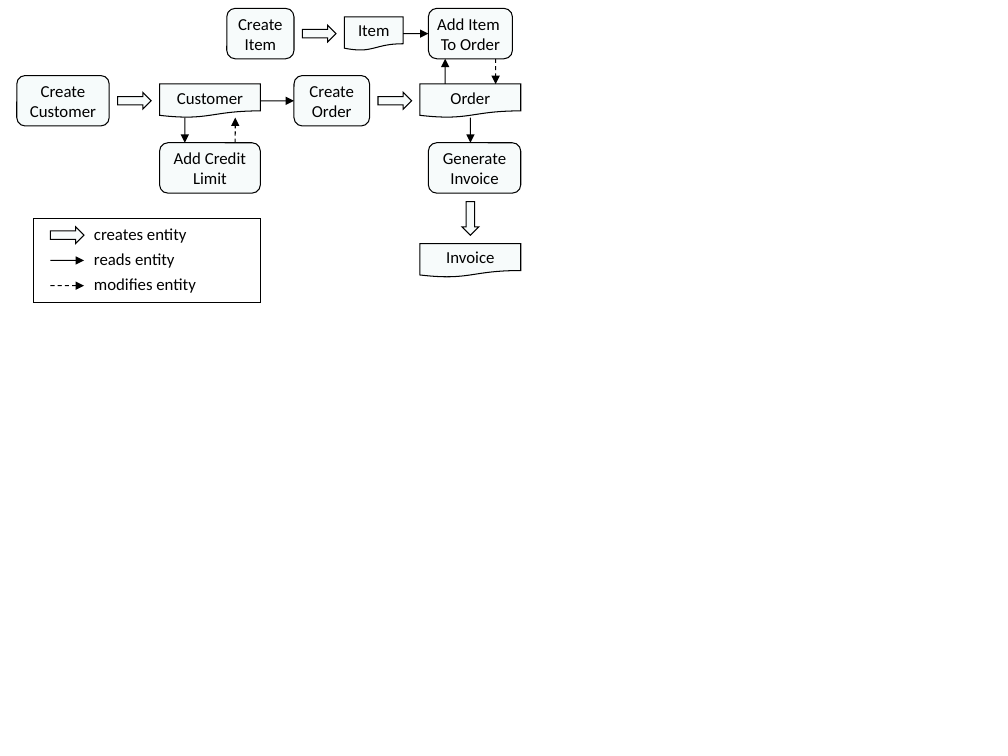
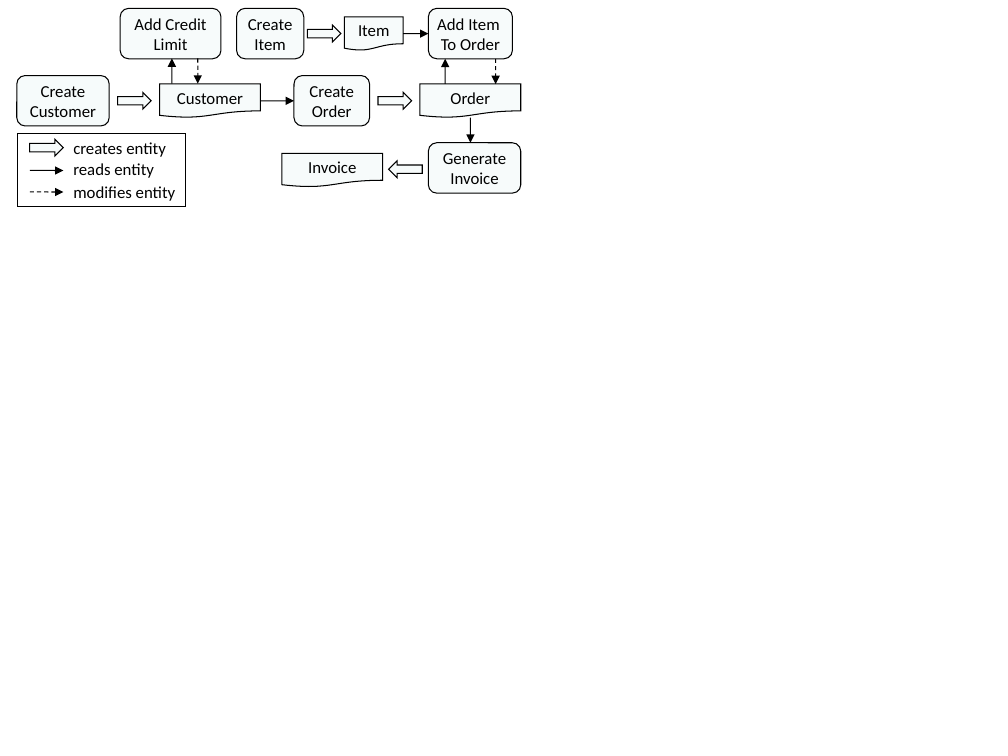
Before and after one commit to simonhj/test-generation-paper, a slide deck: slide 1 of figs/AppModel.ppt. Drawn at 1008x756 pixels with LibreOffice and Linux fonts; fonts in the diff are those of the drawing. Boxes give left, top, right and bottom in pixels: in the first picture for what was removed or moved away, otherwise in the second. Text is boxed around its words. In the diff, an @@ line names an element or a change of style, - is before the commit and + after.

```diff
--- a/figs/AppModel.ppt
+++ b/figs/AppModel.ppt
@@ rounded rectangle "Add Credit": place and size @@
-rounded rectangle "Add Credit" at bbox=[159, 143, 260, 194]
+rounded rectangle "Add Credit" at bbox=[120, 8, 221, 58]
@@ rounded rectangle "Create": place and size @@
-rounded rectangle "Create" at bbox=[227, 8, 294, 58]
+rounded rectangle "Create" at bbox=[237, 8, 304, 58]
@@ right arrow: place and size @@
-right arrow at bbox=[302, 25, 336, 42]
+right arrow at bbox=[307, 25, 341, 42]
@@ arrow moved from (184, 118) - (184, 143) to (171, 84) - (171, 58) @@
@@ arrow moved from (235, 143) - (235, 118) to (198, 58) - (198, 84) @@
@@ rectangle: place and size @@
-rectangle at bbox=[33, 219, 260, 302]
+rectangle at bbox=[18, 133, 185, 207]
@@ right arrow: place and size @@
-right arrow at bbox=[50, 227, 84, 244]
+right arrow at bbox=[30, 139, 64, 156]
@@ right arrow at bbox=[30, 139, 64, 156]: proportions changed @@
@@ text "creates entity": place and size @@
-text "creates entity" at bbox=[94, 228, 187, 243]
+text "creates entity" at bbox=[73, 142, 166, 157]
@@ arrow moved from (50, 260) - (84, 260) to (30, 170) - (64, 170) @@
@@ text "reads entity": place and size @@
-text "reads entity" at bbox=[94, 253, 175, 268]
+text "reads entity" at bbox=[73, 163, 154, 178]
@@ text "modifies entity": place and size @@
-text "modifies entity" at bbox=[94, 278, 196, 293]
+text "modifies entity" at bbox=[73, 186, 176, 201]
@@ flow chart document "Invoice": place and size @@
-flow chart document "Invoice" at bbox=[420, 244, 521, 277]
+flow chart document "Invoice" at bbox=[282, 153, 383, 186]
@@ right arrow at bbox=[389, 161, 422, 178]: rotation 90 to 180 degrees @@
@@ arrow moved from (50, 285) - (84, 285) to (30, 192) - (64, 192) @@
```
Also in this commit, not shown: 1 other slide changed, 9 other files.
